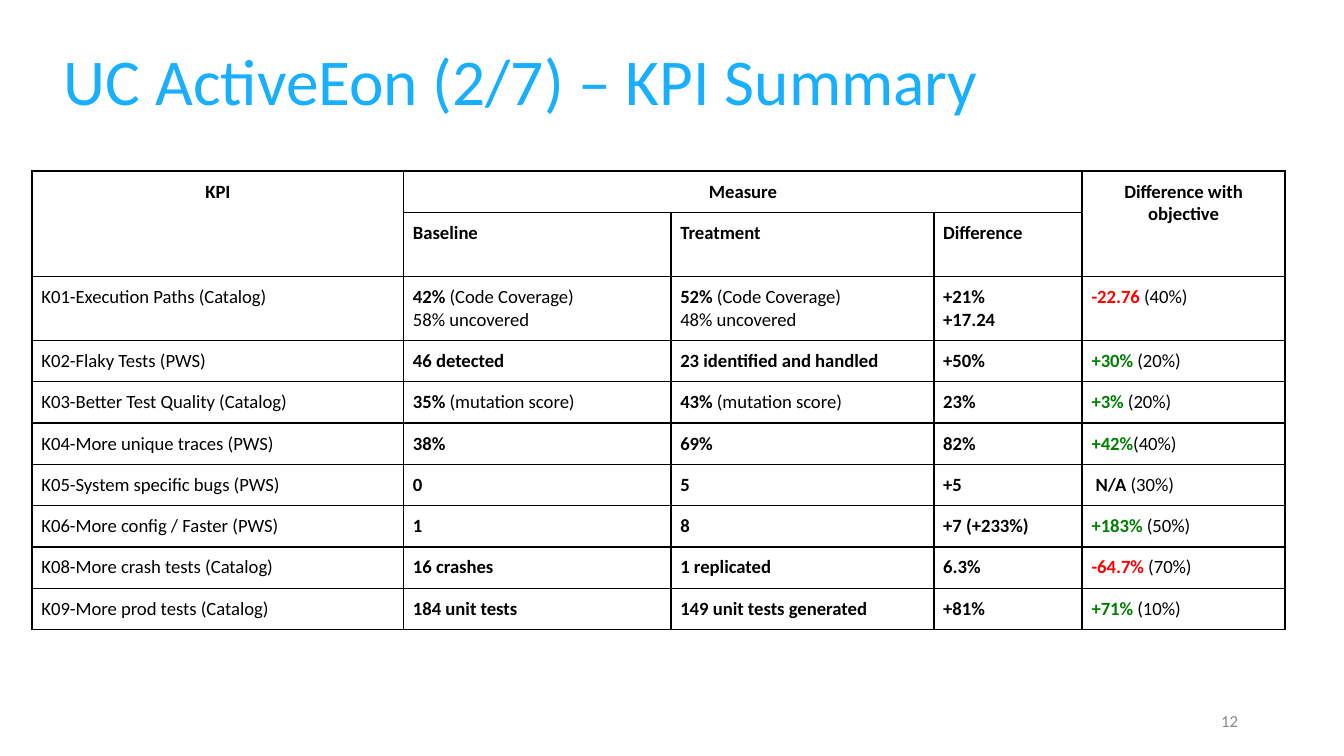
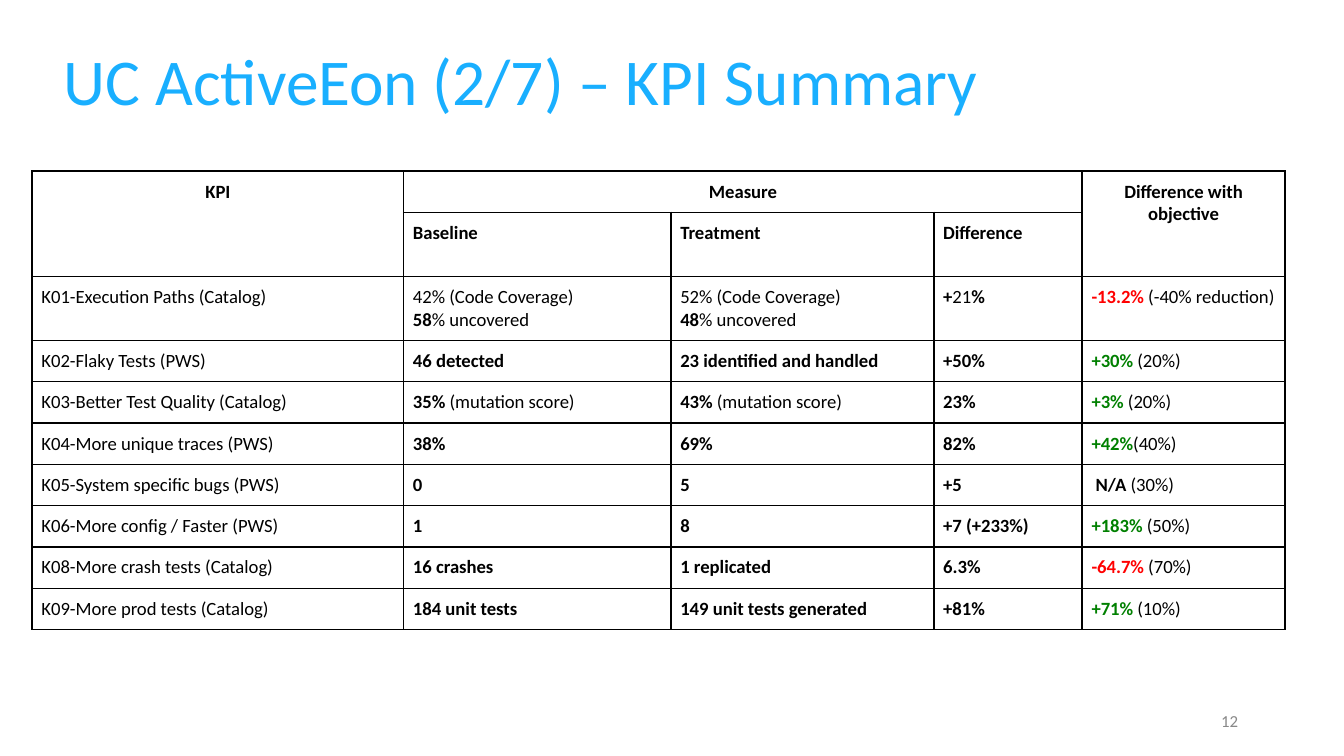
Before and after one commit to STAMP-project/docs-forum, a slide deck: slide 12 of final-review-meeting/07-STAMP-WP5-060220.pptx. Drawn at 1344x756 pixels with LibreOffice and Linux fonts; fonts in the diff are those of the drawing; background and template pictures are left out. Boxes give left, top, right and bottom in pixels: in the first picture for what was removed or moved away, otherwise in the second. Text is boxed around its words. In the diff, an @@ line names an element or a change of style, - is before the commit and + after.

```diff
--- a/final-review-meeting/07-STAMP-WP5-060220.pptx
+++ b/final-review-meeting/07-STAMP-WP5-060220.pptx
@@ table at (x1=32, y1=171, x2=1285, y2=623) @@
-row 3, column 4: +21% / +17.24
+row 3, column 4: +21%
-row 3, column 5: -22.76 (40%)
+row 3, column 5: -13.2% (-40% reduction)
@@ bold off in "42%", "52%" @@
@@ bold on in "58%", "48%" @@
```
Also in this commit, not shown: 2 other slides changed, 1 other file.
